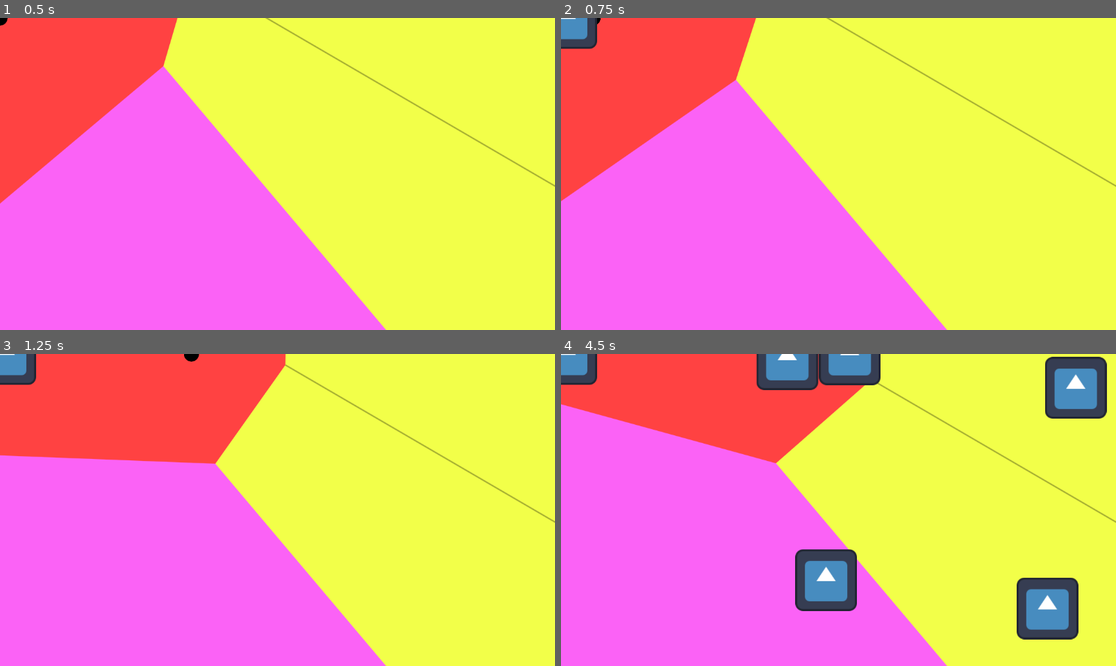
Above: before the commit, frames 1-4 (two rows, left to right).
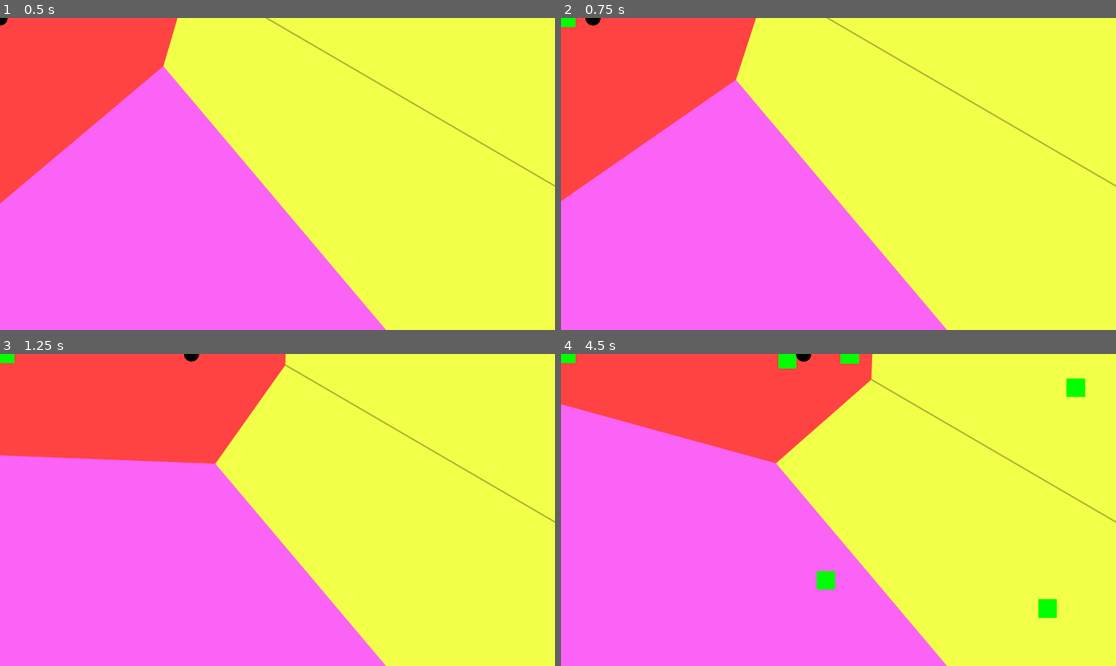
Above: after the commit, the same moments.

Repository: ProgrammingParadox/voronoi-game
Game: Godot game, scene res://Game.tscn
The game is run twice, just before and just after one commit, with the same random seed, the same clock (stepped at 60 frames per second) and the same inputs. The engine's default icon, where the game draws it, is replaced by a stand-in: a white triangle on a blue panel in a dark square.
Inputs (mouse positions are in pixels of both pictures, inside the frame that each line leads up to):
- Up to frame 1 (0.5 s): no input
- Up to frame 2 (0.75 s): tap Enter at 0.5 s; move the mouse to (960, 158) at 0.52 s; hold D (player_1_right) from 0.53 s (still down); tap Q (player_1_plant) at 0.6 s
- Up to frame 3 (1.25 s): keep holding D (player_1_right)
- Up to frame 4 (4.5 s): move the mouse to (727, 525) at 1.27 s; release D (player_1_right) at 1.28 s; hold S (player_1_down) 1.28-2.03 s; tap Q (player_1_plant) every 0.75 s from 1.35 to 4.35 s; move the mouse to (894, 441) at 2.02 s; hold D (player_1_right) 2.03-2.78 s; move the mouse to (810, 572) at 2.77 s; hold W (player_1_up) 2.78-3.53 s; move the mouse to (1005, 556) at 3.52 s; hold A (player_1_left) from 3.53 s (still down); move the mouse to (672, 463) at 4.27 s

Frame 1 is identical in both runs. In frame 2, 0.6% of the frame differs, in the area x 0-7%, y 0-11%; in frame 3, 0.6%; in frame 4, 9.6%, in the area x 0-99%, y 0-92%.

Commit message:
some touch ups, global palette now

Diff:
--- a/Game.tscn
+++ b/Game.tscn
@@ -38,9 +38,9 @@
 region_rect = Rect2(0, 0, 100, 100)
 script = ExtResource("2_r0x5m")
 points = 5
-color_palette = Array[Color]([Color(0.701961, 1, 0.988235, 1), Color(0.392157, 0.364706, 0.843137, 1), Color(0.984314, 0.384314, 0.964706, 1), Color(1, 0.258824, 0.258824, 1), Color(0.94902, 1, 0.286275, 1)])
 
 [node name="Player" type="CharacterBody2D" parent="."]
+z_index = 1
 script = ExtResource("3_3mrqo")
 speed = 800
 acceleration = 0.09
--- /dev/null
+++ b/Global.gd
@@ -0,0 +1,17 @@
+extends Node;
+
+enum SCENES {
+	HOME,
+	CHAR_SELECT,
+	COUNT,
+	SETTINGS,
+	BATTLE
+}
+
+var COLOR_PALETTE: Array[Color] = [
+	Color("#b3fffc"),
+	Color("#645dd7"),
+	Color("#fb62f6"),
+	Color("#ff4242"),
+	Color("#f2ff49")
+];
--- a/animated_sprite_2d.gd
+++ b/animated_sprite_2d.gd
@@ -28,7 +28,9 @@
 	if Input.is_action_just_pressed("player_1_plant"):
 		var new_seed = seed_tscn.instantiate()
 		add_sibling(new_seed)
+
 		new_seed.position = self.position
+		new_seed.get_node("Sprite2D").player_color = Color(0.0, 1.0, 0.0, 1.0);
 	#
 
 	position += velocity * speed * delta
--- a/globals.gd
+++ /dev/null
@@ -1,7 +0,0 @@
-enum scenes {
-	HOME,
-	CHAR_SELECT,
-	COUNT,
-	SETTINGS,
-	BATTLE
-}
--- a/project.godot
+++ b/project.godot
@@ -14,6 +14,10 @@
 run/main_scene="uid://og27vauvhwyp"
 config/features=PackedStringArray("4.4", "GL Compatibility")
 config/icon="res://icon.svg"
+
+[autoload]
+
+Global="*res://Global.gd"
 
 [input]
 
--- /dev/null
+++ b/seed.gd
@@ -0,0 +1,22 @@
+extends Sprite2D
+
+@export var player_color: Color;
+
+# Called when the node enters the scene tree for the first time.
+func _ready() -> void:
+	material.set_shader_parameter("player_color", [
+		player_color.r,
+		player_color.g,
+		player_color.b,
+		player_color.a
+	]);
+
+
+# Called every frame. 'delta' is the elapsed time since the previous frame.
+func _process(delta: float) -> void:
+	material.set_shader_parameter("player_color", [
+		player_color.r,
+		player_color.g,
+		player_color.b,
+		player_color.a
+	]);
--- /dev/null
+++ b/seed.gdshader
@@ -0,0 +1,19 @@
+shader_type canvas_item;
+
+uniform float[4] player_color;
+
+void vertex() {
+	// Called for every vertex the material is visible on.
+}
+
+void fragment() {
+	// Called for every pixel the material is visible on.
+
+	COLOR = vec4(player_color[0], player_color[1], player_color[2], player_color[3]);
+	COLOR.a = texture(TEXTURE, UV).a;
+}
+
+//void light() {
+//	// Called for every pixel for every light affecting the CanvasItem.
+//	// Uncomment to replace the default light processing function with this one.
+//}
--- /dev/null
+++ b/seed.svg
@@ -0,0 +1,40 @@
+<?xml version="1.0" encoding="UTF-8" standalone="no"?>
+<svg
+   width="128"
+   height="128"
+   version="1.1"
+   id="svg22"
+   sodipodi:docname="seed.svg"
+   inkscape:version="1.1.1 (3bf5ae0d25, 2021-09-20)"
+   xmlns:inkscape="http://www.inkscape.org/namespaces/inkscape"
+   xmlns:sodipodi="http://sodipodi.sourceforge.net/DTD/sodipodi-0.dtd"
+   xmlns="http://www.w3.org/2000/svg"
+   xmlns:svg="http://www.w3.org/2000/svg">
+  <defs
+     id="defs26" />
+  <sodipodi:namedview
+     id="namedview24"
+     pagecolor="#ffffff"
+     bordercolor="#666666"
+     borderopacity="1.0"
+     inkscape:pageshadow="2"
+     inkscape:pageopacity="0.0"
+     inkscape:pagecheckerboard="0"
+     showgrid="false"
+     inkscape:zoom="1.9390194"
+     inkscape:cx="38.421483"
+     inkscape:cy="85.094559"
+     inkscape:window-width="1500"
+     inkscape:window-height="930"
+     inkscape:window-x="-6"
+     inkscape:window-y="-6"
+     inkscape:window-maximized="1"
+     inkscape:current-layer="svg22" />
+  <rect
+     style="fill:#000000;stroke:#000000;stroke-width:0;stroke-linejoin:round;paint-order:markers fill stroke"
+     id="rect923"
+     width="128"
+     height="128"
+     x="4.9838252e-07"
+     y="-1.6174908e-09" />
+</svg>
--- a/seed.tscn
+++ b/seed.tscn
@@ -1,9 +1,18 @@
-[gd_scene load_steps=2 format=3 uid="uid://cdjeq7ithvm6g"]
+[gd_scene load_steps=5 format=3 uid="uid://cdjeq7ithvm6g"]
 
-[ext_resource type="Texture2D" uid="uid://boqlu7srkn0o8" path="res://icon.svg" id="1_a1cqr"]
+[ext_resource type="Shader" uid="uid://c0ot0vyt7ghab" path="res://seed.gdshader" id="1_24r2x"]
+[ext_resource type="Texture2D" uid="uid://bo1wdon4iyrqm" path="res://seed.svg" id="2_7wu6j"]
+[ext_resource type="Script" uid="uid://btvn5og5hfa5n" path="res://seed.gd" id="3_7wu6j"]
+
+[sub_resource type="ShaderMaterial" id="ShaderMaterial_7hxkq"]
+shader = ExtResource("1_24r2x")
+shader_parameter/player_color = PackedFloat32Array(0, 0, 0, 0)
 
 [node name="Node2D" type="Node2D"]
-z_index = 3
 
 [node name="Sprite2D" type="Sprite2D" parent="."]
-texture = ExtResource("1_a1cqr")
+material = SubResource("ShaderMaterial_7hxkq")
+scale = Vector2(0.3, 0.3)
+texture = ExtResource("2_7wu6j")
+script = ExtResource("3_7wu6j")
+player_color = Color(1, 0, 0, 1)
--- a/voronoi.gd
+++ b/voronoi.gd
@@ -4,7 +4,8 @@
 var screen_size;
 
 @export var points = 50;
-@export var color_palette: Array[Color] = [];
+
+var color_palette = Global.COLOR_PALETTE;
 
 var point_x = [];
 var point_y = [];
Renamed: globals.gd.uid -> Global.gd.uid
Not shown, added: seed.gd.uid
Not shown, added: seed.gdshader.uid
Not shown, added: seed.svg.import
